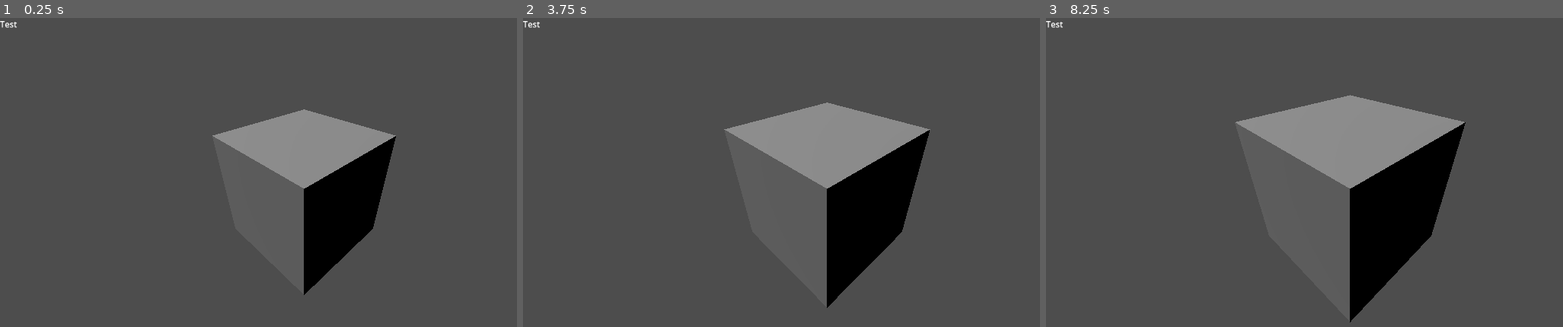
Above: before the commit, frames 1-3 (left to right).
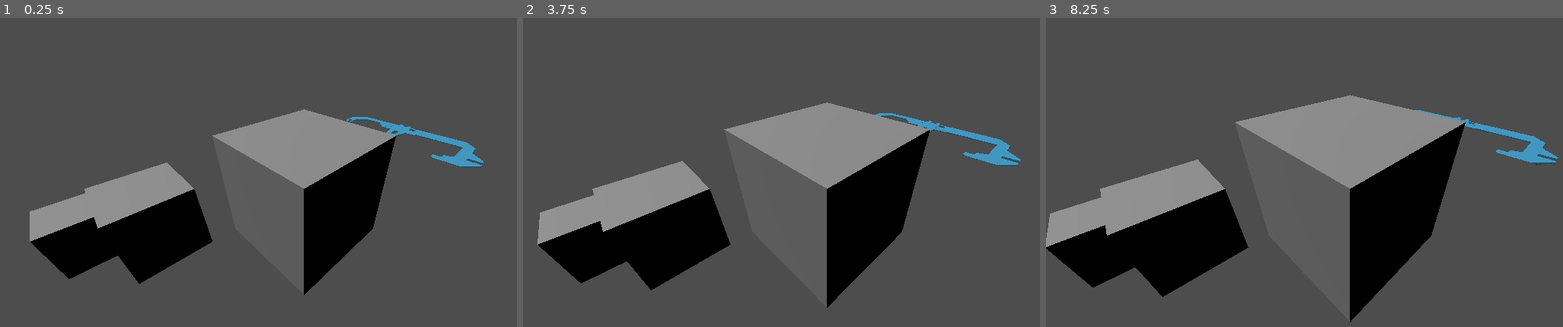
Above: after the commit, the same moments.

Repository: Tectato/Z1Simulator
Game: Godot game, scene res://Scenes/Editor.tscn
Two runs of this game, one before a commit and one after it. Both use one fixed random seed, a clock stepped at 60 frames per second and the inputs below.
Inputs (mouse positions are in pixels of both pictures, inside the frame that each line leads up to):
- Up to frame 1 (0.25 s): no input
- Up to frame 2 (3.75 s): tap Enter at 0.5, 2, 3.5 s; move the mouse to (962, 172) at 0.52 s; press the mouse at (962, 172) at 0.53 s; release the mouse at (962, 172) at 1.25 s; tap Space at 1.25, 2.75 s; drag from (703, 206) to (797, 255) at 1.27 s; move the mouse to (890, 113) at 2.02 s; hold Shift (nav_orbit_move) 2.03-2.75 s; click (890, 113) at 2.3 s; drag from (797, 255) to (647, 138) at 2.77 s; move the mouse to (1008, 240) at 3.52 s; press the mouse at (1008, 240) at 3.53 s; tap Mouse wheel up (scroll_up) at 3.6 s
- Up to frame 3 (8.25 s): release the mouse at (1531, 240) at 4.25 s; tap Space at 4.25 s; drag from (1170, 138) to (1257, 104) at 4.27 s; move the mouse to (1382, 187) at 5.02 s; press the mouse at (1382, 187) at 5.03 s; release the mouse at (1382, 187) at 5.75 s; drag from (1257, 104) to (1226, 206) at 5.77 s; move the mouse to (1485, 172) at 6.52 s; hold Shift (nav_orbit_move) 6.53-7.25 s; click (1485, 172) at 6.8 s; drag from (1226, 206) to (1320, 255) at 7.27 s; move the mouse to (1413, 113) at 8.02 s; press the mouse at (1413, 113) at 8.03 s; tap Mouse wheel up (scroll_up) at 8.1 s

The runs differ from the first frame. In frame 1, 9.7% of the frame differs, in the area x 0-94%, y 0-86%; in frame 2, 11%; in frame 3, 12%, in the area x 0-100%, y 0-91%.

Commit message:
structure groundwork, object selection, sheet highlighting

Diff:
--- a/Scenes/Editor.tscn
+++ b/Scenes/Editor.tscn
@@ -1,7 +1,9 @@
-[gd_scene load_steps=4 format=3 uid="uid://cpd75raqrkglk"]
+[gd_scene load_steps=6 format=3 uid="uid://cpd75raqrkglk"]
 
 [ext_resource type="PackedScene" uid="uid://sbi6ilpar4vc" path="res://Scenes/Workspace.tscn" id="1_0lbib"]
 [ext_resource type="Script" uid="uid://d3m2bxblodkx5" path="res://Scripts/Editor/viewController.gd" id="2_0hhuw"]
+[ext_resource type="Script" uid="uid://s5h5vbrpbbx1" path="res://Scripts/Editor/selector.gd" id="3_trcuy"]
+[ext_resource type="Script" uid="uid://kbaeibw07mff" path="res://Scripts/Editor/mover.gd" id="4_6ykgs"]
 
 [sub_resource type="SphereMesh" id="SphereMesh_0hhuw"]
 radius = 0.01
@@ -22,20 +24,52 @@
 
 [node name="Interface" type="Control" parent="Camera3D"]
 layout_mode = 3
-anchors_preset = 0
-offset_right = 40.0
-offset_bottom = 40.0
+anchors_preset = 15
+anchor_right = 1.0
+anchor_bottom = 1.0
+grow_horizontal = 2
+grow_vertical = 2
 
 [node name="Label" type="Label" parent="Camera3D/Interface"]
-layout_mode = 0
-offset_right = 40.0
-offset_bottom = 23.0
+visible = false
+layout_mode = 1
+anchors_preset = 8
+anchor_left = 0.5
+anchor_top = 0.5
+anchor_right = 0.5
+anchor_bottom = 0.5
+offset_left = -63.0
+offset_top = -41.0
+offset_right = 63.0
+offset_bottom = 41.0
+grow_horizontal = 2
+grow_vertical = 2
+theme_override_font_sizes/font_size = 64
 text = "Test"
+
+[node name="ClickArea" type="Control" parent="Camera3D/Interface"]
+layout_mode = 1
+anchors_preset = 15
+anchor_right = 1.0
+anchor_bottom = 1.0
+grow_horizontal = 2
+grow_vertical = 2
+
+[node name="SelectionRay" type="RayCast3D" parent="Camera3D" node_paths=PackedStringArray("camera", "debugLabel")]
+enabled = false
+collide_with_areas = true
+script = ExtResource("3_trcuy")
+camera = NodePath("..")
+debugLabel = NodePath("../Interface/Label")
+
+[node name="MoveRay" type="RayCast3D" parent="Camera3D"]
+enabled = false
+collision_mask = 3
+script = ExtResource("4_6ykgs")
 
 [node name="FocusPoint" type="Node3D" parent="."]
 
 [node name="MeshInstance3D" type="MeshInstance3D" parent="FocusPoint"]
 mesh = SubResource("SphereMesh_0hhuw")
 
-[node name="Camera3D2" type="Camera3D" parent="."]
-transform = Transform3D(1, 0, 0, 0, 0.866025, 0.5, 0, -0.5, 0.866025, 0, 6, 7)
+[connection signal="gui_input" from="Camera3D/Interface/ClickArea" to="Camera3D/SelectionRay" method="_on_click_area_gui_input"]
--- /dev/null
+++ b/Scenes/Parts/Sheet.tscn
@@ -0,0 +1,28 @@
+[gd_scene load_steps=5 format=3 uid="uid://b2845uayksbce"]
+
+[ext_resource type="Shader" uid="uid://cgembklie4r0e" path="res://Shaders/Sheet.gdshader" id="1_cw2qr"]
+[ext_resource type="Texture2D" uid="uid://bscojfsxnpxmv" path="res://Test/AA.svg" id="2_k6d36"]
+[ext_resource type="Script" uid="uid://dqb3hgknwtj7k" path="res://Scripts/Parts/sheet.gd" id="3_k6d36"]
+
+[sub_resource type="ShaderMaterial" id="ShaderMaterial_k6d36"]
+resource_local_to_scene = true
+render_priority = 0
+shader = ExtResource("1_cw2qr")
+shader_parameter/albedo = ExtResource("2_k6d36")
+shader_parameter/thickness = 0.02
+
+[node name="Sheet" type="Node3D"]
+script = ExtResource("3_k6d36")
+
+[node name="Sprite3D" type="Sprite3D" parent="."]
+material_override = SubResource("ShaderMaterial_k6d36")
+pixel_size = 0.001
+axis = 1
+texture = ExtResource("2_k6d36")
+
+[node name="Area3D" type="Area3D" parent="."]
+
+[node name="CollisionPolygon3D" type="CollisionPolygon3D" parent="Area3D"]
+transform = Transform3D(1, 0, 0, 0, -4.37114e-08, 1, 0, -1, -4.37114e-08, 0, 0, 0)
+depth = 0.05
+polygon = PackedVector2Array(-0.162606, 0.246996, -0.207889, 0.102915, -0.341678, 0.0987986, -0.33962, -0.0576325, -0.199655, -0.0535159, -0.162606, -0.244938, -0.00411654, -0.246996, 0.0349911, -0.0617491, 0.181131, -0.0596908, 0.185247, 0.100857, 0.0411662, 0.0987986, 0.00617492, 0.249055)
--- a/Scenes/Workspace.tscn
+++ b/Scenes/Workspace.tscn
@@ -1,11 +1,65 @@
-[gd_scene load_steps=2 format=3 uid="uid://sbi6ilpar4vc"]
+[gd_scene load_steps=9 format=3 uid="uid://sbi6ilpar4vc"]
+
+[ext_resource type="Script" uid="uid://dmrnm764to46c" path="res://Scripts/Parts/movable.gd" id="1_8btax"]
+[ext_resource type="PackedScene" uid="uid://b2845uayksbce" path="res://Scenes/Parts/Sheet.tscn" id="2_muvhk"]
+[ext_resource type="Shader" uid="uid://cgembklie4r0e" path="res://Shaders/Sheet.gdshader" id="3_jtmtj"]
+[ext_resource type="Texture2D" uid="uid://bscojfsxnpxmv" path="res://Test/AA.svg" id="4_fpxkw"]
+[ext_resource type="Texture2D" uid="uid://dxh7g5m63sd3c" path="res://Test/11b_2.svg" id="5_lxv6g"]
 
 [sub_resource type="BoxMesh" id="BoxMesh_gfx74"]
+
+[sub_resource type="BoxShape3D" id="BoxShape3D_8btax"]
+
+[sub_resource type="ShaderMaterial" id="ShaderMaterial_w0wfr"]
+resource_local_to_scene = true
+render_priority = 0
+shader = ExtResource("3_jtmtj")
+shader_parameter/albedo = ExtResource("4_fpxkw")
+shader_parameter/thickness = 0.02
 
 [node name="Workspace" type="Node3D"]
 
 [node name="MeshInstance3D" type="MeshInstance3D" parent="."]
 mesh = SubResource("BoxMesh_gfx74")
+script = ExtResource("1_8btax")
+
+[node name="Area3D" type="Area3D" parent="MeshInstance3D"]
+
+[node name="CollisionShape3D" type="CollisionShape3D" parent="MeshInstance3D/Area3D"]
+shape = SubResource("BoxShape3D_8btax")
+
+[node name="MeshInstance3D2" type="MeshInstance3D" parent="."]
+transform = Transform3D(1, 0, 0, 0, 1, 0, 0, 0, 1, -2, -1, 1)
+mesh = SubResource("BoxMesh_gfx74")
+script = ExtResource("1_8btax")
+
+[node name="Area3D_2" type="Area3D" parent="MeshInstance3D2"]
+
+[node name="CollisionShape3D" type="CollisionShape3D" parent="MeshInstance3D2/Area3D_2"]
+shape = SubResource("BoxShape3D_8btax")
+
+[node name="MeshInstance3D3" type="MeshInstance3D" parent="."]
+transform = Transform3D(1, 0, 0, 0, 1, 0, 0, 0, 1, -4, -2, 2)
+mesh = SubResource("BoxMesh_gfx74")
+script = ExtResource("1_8btax")
+
+[node name="Area3D_3" type="Area3D" parent="MeshInstance3D3"]
+
+[node name="CollisionShape3D" type="CollisionShape3D" parent="MeshInstance3D3/Area3D_3"]
+shape = SubResource("BoxShape3D_8btax")
+
+[node name="Sheet" parent="." instance=ExtResource("2_muvhk")]
+transform = Transform3D(1, 0, 0, 0, 1, 0, 0, 0, 1, 0, 0, -2)
+
+[node name="Sheet2" parent="." instance=ExtResource("2_muvhk")]
+transform = Transform3D(1, 0, 0, 0, 1, 0, 0, 0, 1, 0, 0, -2)
+
+[node name="Sprite3D" parent="Sheet2" index="0"]
+transform = Transform3D(1, 0, 0, 0, 1, 0, 0, 0, 1, 0, -0.0718143, 0)
+material_override = SubResource("ShaderMaterial_w0wfr")
+texture = ExtResource("5_lxv6g")
 
 [node name="DirectionalLight3D" type="DirectionalLight3D" parent="."]
 transform = Transform3D(0.612372, -0.707107, -0.353553, 0.5, -3.78552e-08, 0.866025, -0.612372, -0.707107, 0.353553, 0, 0, 0)
+
+[editable path="Sheet2"]
--- /dev/null
+++ b/Scripts/Editor/mover.gd
@@ -0,0 +1,2 @@
+extends RayCast3D
+class_name Mover
--- /dev/null
+++ b/Scripts/Editor/selector.gd
@@ -0,0 +1,68 @@
+extends RayCast3D
+class_name Selector
+
+@export var camera : Camera3D
+@export var mover : Mover
+@export var debugLabel : Label
+
+var clickPos : Vector2
+var dragging = false
+var selected : Selectable
+var ignoreList = []
+
+func _on_click_area_gui_input(event: InputEvent) -> void:
+	if !event.is_echo():
+		if event.is_action_pressed("mouse_left"):
+			clickPos = get_viewport().get_mouse_position()
+		if event.is_action_released("mouse_left"):
+			if dragging:
+				pass
+			else:
+				cast()
+			dragging = false
+
+func _process(delta: float) -> void:
+	if !dragging and Input.is_action_pressed("mouse_left"):
+		var dist = get_viewport().get_mouse_position().distance_to(clickPos)
+		if dist > 10:
+			dragging = true
+
+func cast():
+		enabled = true
+		force_raycast_update()
+		var mousePos = get_viewport().get_mouse_position()
+		target_position = camera.project_local_ray_normal(mousePos) * 100
+		iterate()
+		enabled = false
+
+func iterate():
+	var target = get_collider()
+	var index = 0
+	while target:
+		if ignoreList.size() > index and ignoreList[index] == target:
+			add_exception(target)
+			force_raycast_update()
+			target = get_collider()
+		else:
+			ignoreList.clear()
+			select(target)
+			return
+	ignoreList.clear()
+	clear_exceptions()
+	force_raycast_update()
+	target = get_collider()
+	select(target)
+
+func select(target):
+	if selected:
+		selected.setSelected(false)
+		selected = null
+	if target:
+		ignoreList.append(target)
+		var targetParent = target.get_parent()
+		if targetParent is Selectable:
+			targetParent.setSelected(true)
+			selected = targetParent
+		print(targetParent.name)
+	else:
+		print("No Hit")
--- /dev/null
+++ b/Scripts/Parts/movable.gd
@@ -0,0 +1,2 @@
+extends Selectable
+class_name Movable
--- /dev/null
+++ b/Scripts/Parts/selectable.gd
@@ -0,0 +1,7 @@
+extends Node3D
+class_name Selectable
+
+var selected = false
+
+func setSelected(value):
+	selected = value
--- /dev/null
+++ b/Scripts/Parts/sheet.gd
@@ -0,0 +1,12 @@
+extends Movable
+
+@onready var sprite = $Sprite3D
+@onready var collision = $Area3D/CollisionPolygon3D
+
+func _ready():
+	sprite.material_override.set_shader_parameter("albedo", sprite.texture)
+	pass
+
+func setSelected(value):
+	super.setSelected(value)
+	sprite.set_instance_shader_parameter("selected", value)
--- a/Shaders/Sheet.gdshader
+++ b/Shaders/Sheet.gdshader
@@ -3,6 +3,8 @@
 
 uniform sampler2D albedo : source_color, filter_nearest;
 uniform float thickness = 0.02;
+instance uniform bool selected = false;
+const vec4 selectedColor = vec4(1.0,0.3,0.0,1.0);
 
 void vertex() {
 	// Called for every vertex the material is visible on.
@@ -17,12 +19,20 @@
 
 	vec4 topColor = texture(albedo, UV);
 	float topHeight = getHeight(topColor);
+	if (selected){
+		float mask = smoothstep(0.2, 0.9, topColor.b);
+		topColor = selectedColor * (1.0-mask) + topColor * mask;
+	}
 	vec2 offsetVector = viewDir.xy / viewDir.z;
 	vec4 offsetColor = texture(albedo, clamp(UV - offsetVector * thickness, vec2(0.0,0.0), vec2(1.0,1.0)));
 	float offsetHeight = getHeight(offsetColor);
 	ALBEDO = topColor.rgb * topHeight + offsetColor.rgb * (1.0-topHeight) * 0.5;
 	ALPHA = min(1.0, topHeight + offsetHeight);
-	DEPTH = FRAGCOORD.z * topHeight + (FRAGCOORD.z - 0.001 / viewDir.z) * (1.0-topHeight) * offsetHeight;
+	if (selected){
+		DEPTH = 100.0;
+	} else {
+		DEPTH = FRAGCOORD.z * topHeight + (FRAGCOORD.z - 0.001 / viewDir.z) * (1.0-topHeight) * offsetHeight;
+	}
 }
 
 //void light() {
--- a/project.godot
+++ b/project.godot
@@ -46,3 +46,13 @@
 "events": [Object(InputEventMouseButton,"resource_local_to_scene":false,"resource_name":"","device":-1,"window_id":0,"a …(253 unchanged characters)…
 ]
 }
+mouse_left={
+"deadzone": 0.2,
+"events": [Object(InputEventMouseButton,"resource_local_to_scene":false,"resource_name":"","device":-1,"window_id":0,"alt_pressed":false,"shift_pressed":false,"ctrl_pressed":false,"meta_pressed":false,"button_mask":0,"position":Vector2(0, 0),"global_position":Vector2(0, 0),"factor":1.0,"button_index":1,"canceled":false,"pressed":false,"double_click":false,"script":null)
+]
+}
+mouse_right={
+"deadzone": 0.2,
+"events": [Object(InputEventMouseButton,"resource_local_to_scene":false,"resource_name":"","device":-1,"window_id":0,"alt_pressed":false,"shift_pressed":false,"ctrl_pressed":false,"meta_pressed":false,"button_mask":0,"position":Vector2(0, 0),"global_position":Vector2(0, 0),"factor":1.0,"button_index":2,"canceled":false,"pressed":false,"double_click":false,"script":null)
+]
+}
Not shown, added: Scripts/Editor/mover.gd.uid
Not shown, added: Scripts/Editor/selector.gd.uid
Not shown, added: Scripts/Parts/movable.gd.uid
Not shown, added: Scripts/Parts/selectable.gd.uid
Not shown, added: Scripts/Parts/sheet.gd.uid
